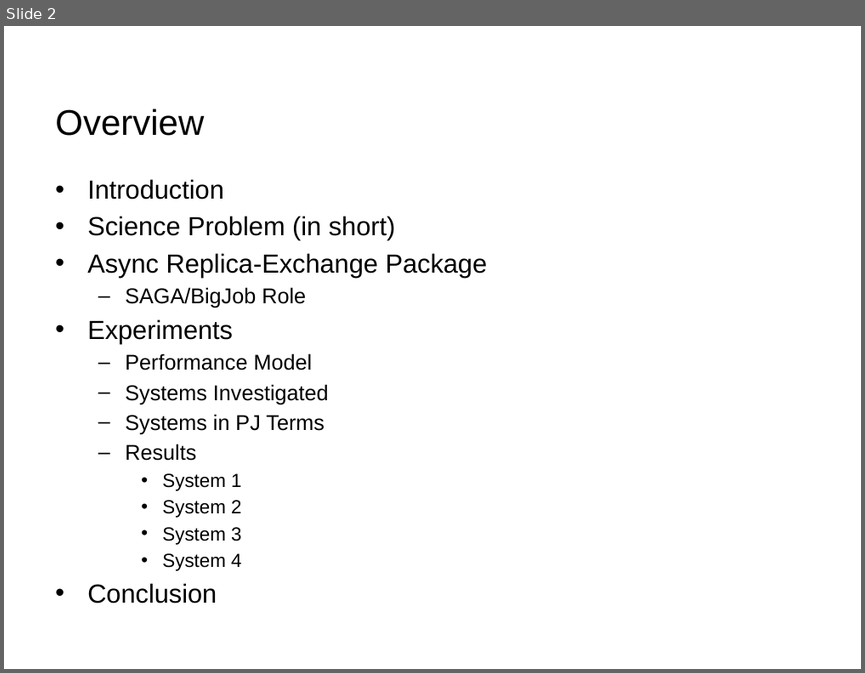
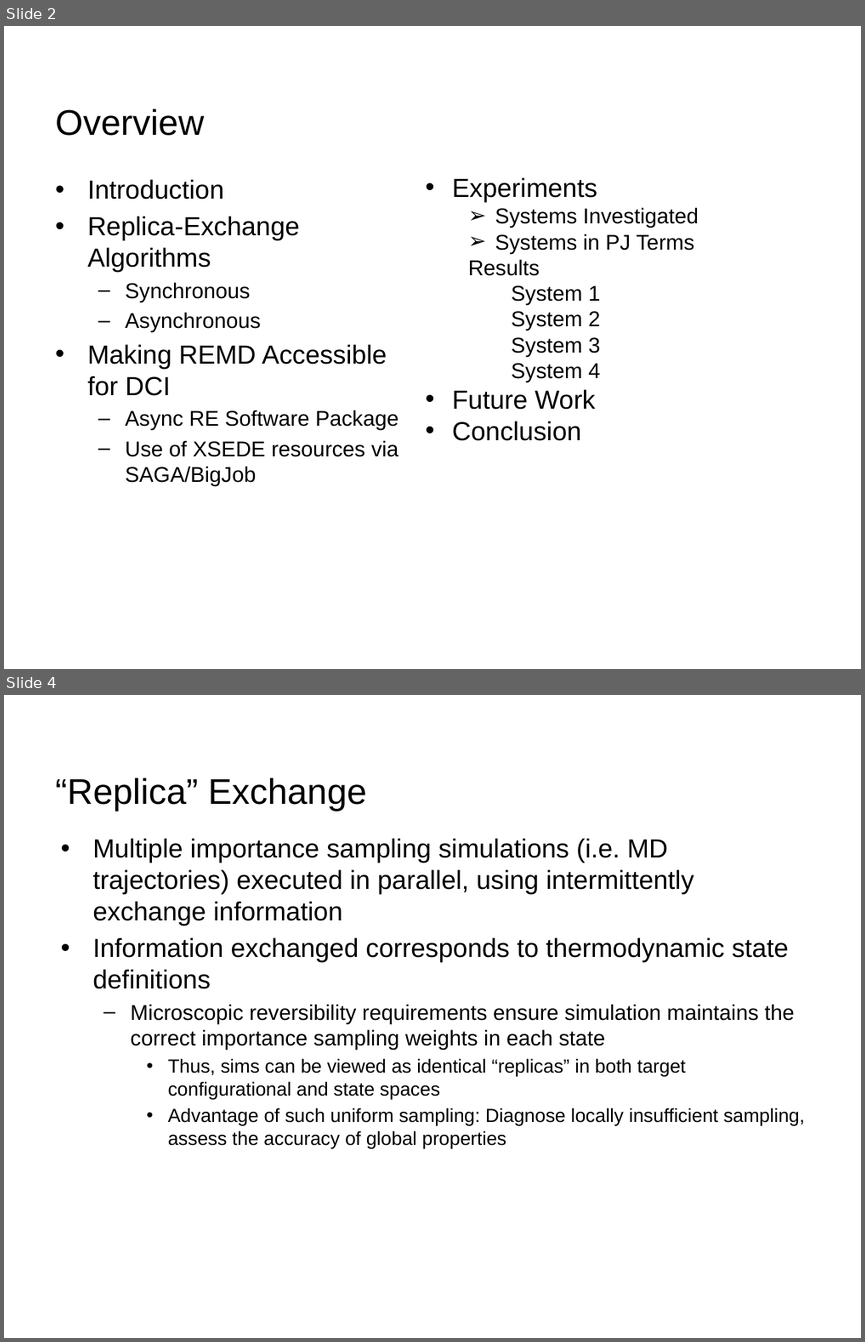
Before and after one commit to saga-project/presentations, a slide deck: 2013-XSEDE-CDI.pptx. Shown one above the other, each under a label of ours: slide 2 before the commit, slides 2 and 4 after it; the slides between them are not shown. The pictures are 865x673 and 865x1342 pixels, drawn with LibreOffice and Linux fonts; fonts in the diff are those of the drawing; background and template pictures are left out. Boxes give left, top, right and bottom in pixels: in the first picture for what was removed or moved away, otherwise in the second. Text is boxed around its words. In the diff, an @@ line names an element or a change of style, - is before the commit and + after.

Commit message:
Update the 2013 XSEDE CDI talk

```diff
--- a/2013-XSEDE-CDI.pptx
+++ b/2013-XSEDE-CDI.pptx
@@ slide 4 added at (4, 695, 861, 1338), background #FFFFFF; not listed: 1 template element that a slide beside it also shows @@
@@ title added at (55, 777, 367, 811), 30 pt, text #000000 @@
+“Replica” Exchange
@@ text added at (93, 838, 805, 1149), 16 pt, text #000000 @@
+• Multiple importance sampling simulations (i.e. MD trajectories) executed in parallel, using intermittently exchange information
+• Information exchanged corresponds to thermodynamic state definitions
+  – Microscopic reversibility requirements ensure simulation maintains the correct importance sampling weights in each state
+    • Thus, sims can be viewed as identical “replicas” in both target configurational and state spaces
+    • Advantage of such uniform sampling: Diagnose locally insufficient sampling, assess the accuracy of global properties
@@ slide 2 changed as well @@
@@ text added at (452, 177, 698, 441), 18 pt, text #000000 @@
+• Experiments
+  ➢ Systems Investigated
+  ➢ Systems in PJ Terms
+  Results
+    System 1
+    System 2
+    System 3
+    System 4
+• Future Work
+• Conclusion
@@ text at (87, 216, 398, 487): text changed @@
-• Science Problem (in short)
-• Async Replica-Exchange Package
-  – SAGA/BigJob Role
-• Experiments
-  – Performance Model
-  – Systems Investigated
-  – Systems in PJ Terms
-  – Results
-    • System 1
-    • System 2
-    • System 3
-    • System 4
-• Conclusion
+• Replica-Exchange Algorithms
+  – Synchronous
+  – Asynchronous
+• Making REMD Accessible for DCI
+  – Async RE Software Package
+  – Use of XSEDE resources via SAGA/BigJob
```
Also in this commit, not shown: 8 other slides changed, 14 other slides added, 4 slides removed, 1 other file.
